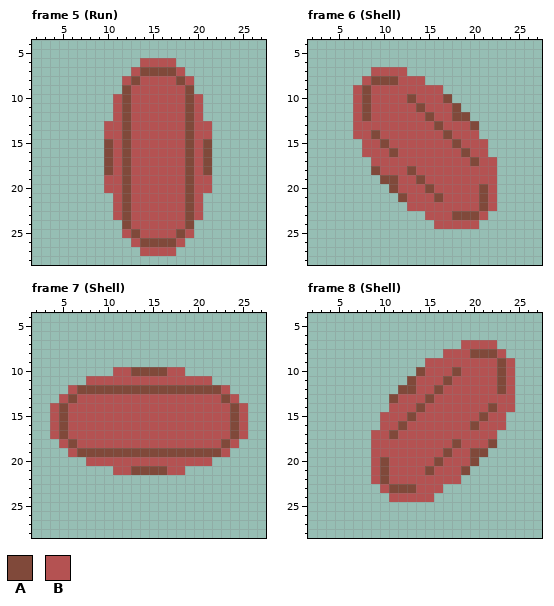
Two states of a pixel-art file, Assets/Art/Snail/ASE_Snail.aseprite. Above, as it was before the edit.
32x32 pixels, 8 frames. Shown: frame 5 (Run): x 2..27, y 4..28; frame 6 (Shell): x 2..27, y 4..28; frame 7 (Shell): x 2..27, y 4..28; frame 8 (Shell): x 2..27, y 4..28.
Visible layers, top first: "Shell Details", "Shell", "Snail".
Palette (. is transparent): A #80493a  B #b45252
Pixels before, frame 5 (Run), first column x 10:
 6 ....BBBB....
 7 ...BAAAAB...
 8 ..BABBBBAB..
 9 ..ABBBBBBA..
10 .BABBBBBBAB.
11 .BABBBBBBAB.
12 .BABBBBBBAB.
13 BBABBBBBBABB
14 BBABBBBBBABB
15 ABABBBBBBABA
16 ABABBBBBBABA
17 ABABBBBBBABA
18 ABABBBBBBABA
19 BBABBBBBBABB
20 BBABBBBBBABB
21 .BABBBBBBAB.
22 .BABBBBBBAB.
23 .BABBBBBBAB.
24 ..ABBBBBBA..
25 ..BABBBBAB..
26 ...BAAAAB...
27 ....BBBB....
Pixels before, frame 6 (Shell), first column x 7:
 7 ..BBBB..........
 8 .BAAABBB........
 9 BABBBBBBBB......
10 BABBBBABBBA.....
11 BABBBBBABBBA....
12 BABBBBBBABBAA...
13 BBBBBBBBBABBBA..
14 BBABBBBBBBABBB..
15 .BBABBBBBBBABBB.
16 .BBBABBBBBBBABB.
17 ..BBBBBBBBBBBABB
18 ..ABBBABBBBBBBBB
19 ...AABBABBBBBBBB
20 ....ABBBABBBBBAB
21 .....ABBBABBBBAB
22 ......BBBBBBBBAB
23 ........BBBAAAB.
24 .........BBBBB..
Pixels before, frame 7 (Shell), first column x 4:
10 .......BBAAAABB.......
11 ....BBBBBBBBBBBBBB....
12 ..BAAAAAAAAAAAAAAAAB..
13 .BABBBBBBBBBBBBBBBBAB.
14 BABBBBBBBBBBBBBBBBBBAB
15 BABBBBBBBBBBBBBBBBBBAB
16 BABBBBBBBBBBBBBBBBBBAB
17 BABBBBBBBBBBBBBBBBBBAB
18 .BABBBBBBBBBBBBBBBBAB.
19 ..BAAAAAAAAAAAAAAAAB..
20 ....BBBBBBBBBBBBBB....
21 .......BBAAAABB.......
Pixels before, frame 8 (Shell), first column x 9:
 7 ..........BBBB..
 8 ........BBBAAAB.
 9 ......BBBBBBBBAB
10 .....ABBBABBBBAB
11 ....ABBBABBBBBAB
12 ...AABBABBBBBBAB
13 ..ABBBABBBBBBBBB
14 ..BBBABBBBBBBABB
15 .BBBABBBBBBBABB.
16 .BBABBBBBBBABBB.
17 BBABBBBBBBBBBB..
18 BBBBBBBBBABBBA..
19 BBBBBBBBABBAA...
20 BABBBBBABBBA....
21 BABBBBABBBA.....
22 BABBBBBBBB......
23 .BAAABBB........
24 ..BBBBB.........
After:
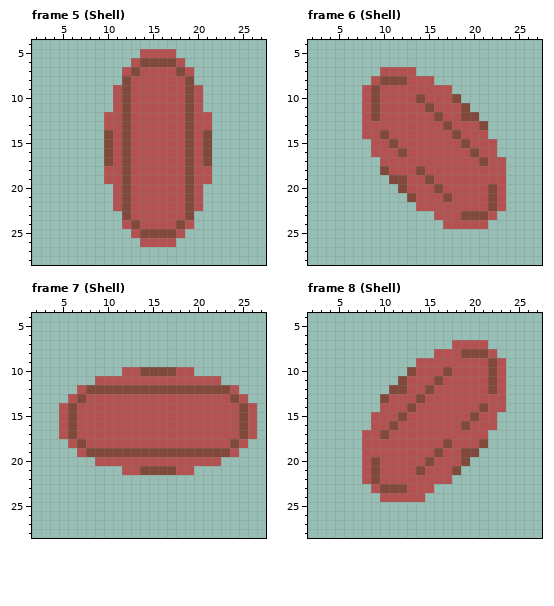
Difference:
Changed rows in their new state; - is an unchanged pixel.
Frame 5 (Shell), layers "Shell Details", "Shell":
first column x 10:
 5 ----BBBB----
 6 ---BAAAAB---
 7 --BABBBBAB--
 8 --AB----BA--
 9 -B--------B-
12 B----------B
14 A----------A
first column x 10:
18 B----------B
20 .----------.
23 -.--------.-
24 --BA----AB--
25 --.BAAAAB.--
26 ---.BBBB.---
27 ----....----
Frame 6 (Shell), layers "Shell Details", "Shell":
first column x 7:
 7 --.---B----------
 8 -.B--A--B--------
 9 .BA-------B------
10 .BA---BA--BA-----
11 .BA----BA--BA----
12 .BA-----BA-B-A---
13 .--------BA--BA--
14 .-BA------BA--B--
15 -.-BA------BA--B-
16 -.--BA------BA-B-
17 --.----------BA-B
18 --.A--BA--------B
19 ---.-A-BA-------B
20 ----.A--BA----BAB
21 -----.A--BA---BAB
22 ------.-------BAB
23 --------.--B--AB-
24 ---------.----B--
Frame 7 (Shell), layers "Shell Details", "Shell":
first column x 4:
10 -------.-B---A-B-------
11 ----.-------------B----
12 --.B---------------AB--
13 -.BA---------------BAB-
14 .BA-----------------BAB
15 .BA-----------------BAB
16 .BA-----------------BAB
17 .BA-----------------BAB
18 -.BA---------------BAB-
19 --.B---------------AB--
20 ----.-------------B----
21 -------.-B---A-B-------
Frame 8 (Shell), layers "Shell Details", "Shell":
first column x 8:
 7 ----------B---.--
 8 --------B--A--B.-
 9 ------B-------AB.
10 -----AB--AB---AB.
11 ----AB--AB----AB.
12 ---A-B-AB-----AB.
13 --AB--AB--------.
14 --B--AB------AB-.
15 -B--AB------AB-.-
16 -B-AB------AB--.-
17 B-AB----------.--
18 B--------AB--A.--
19 B-------AB-A-.---
20 BAB----AB--A.----
21 BAB---AB--A.-----
22 BAB-------.------
23 -BA--B--.--------
24 --B----.---------
Pixel boxes of the changes (left, top, right, bottom) in both pictures:
changed: (104, 49, 212, 256)
changed: (353, 67, 506, 229)
changed: (50, 367, 140, 475)
changed: (167, 367, 257, 475)
changed: (362, 340, 515, 502)
